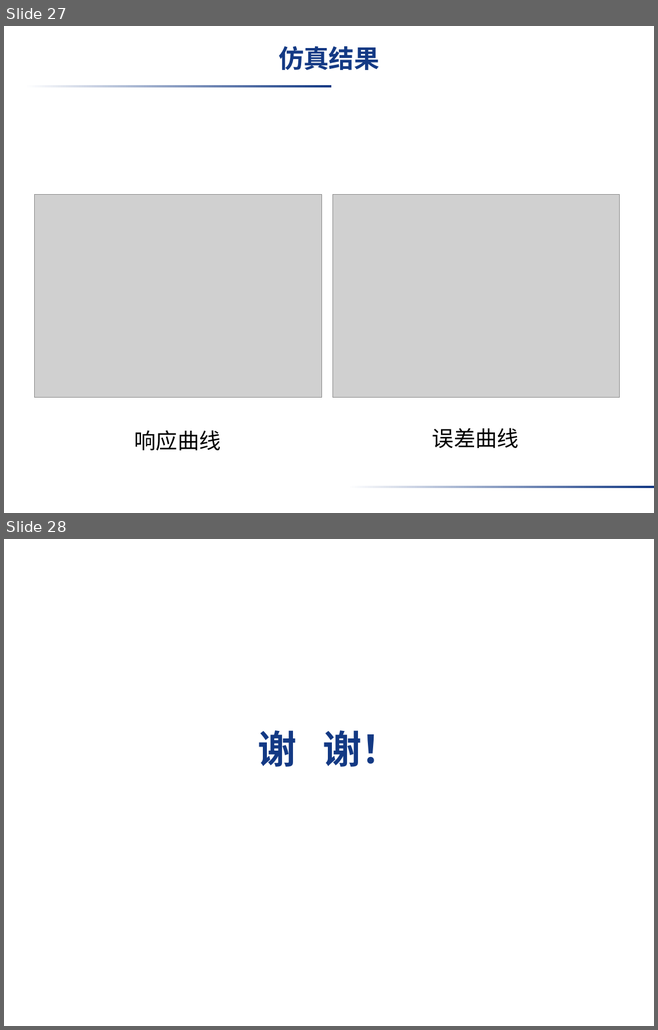
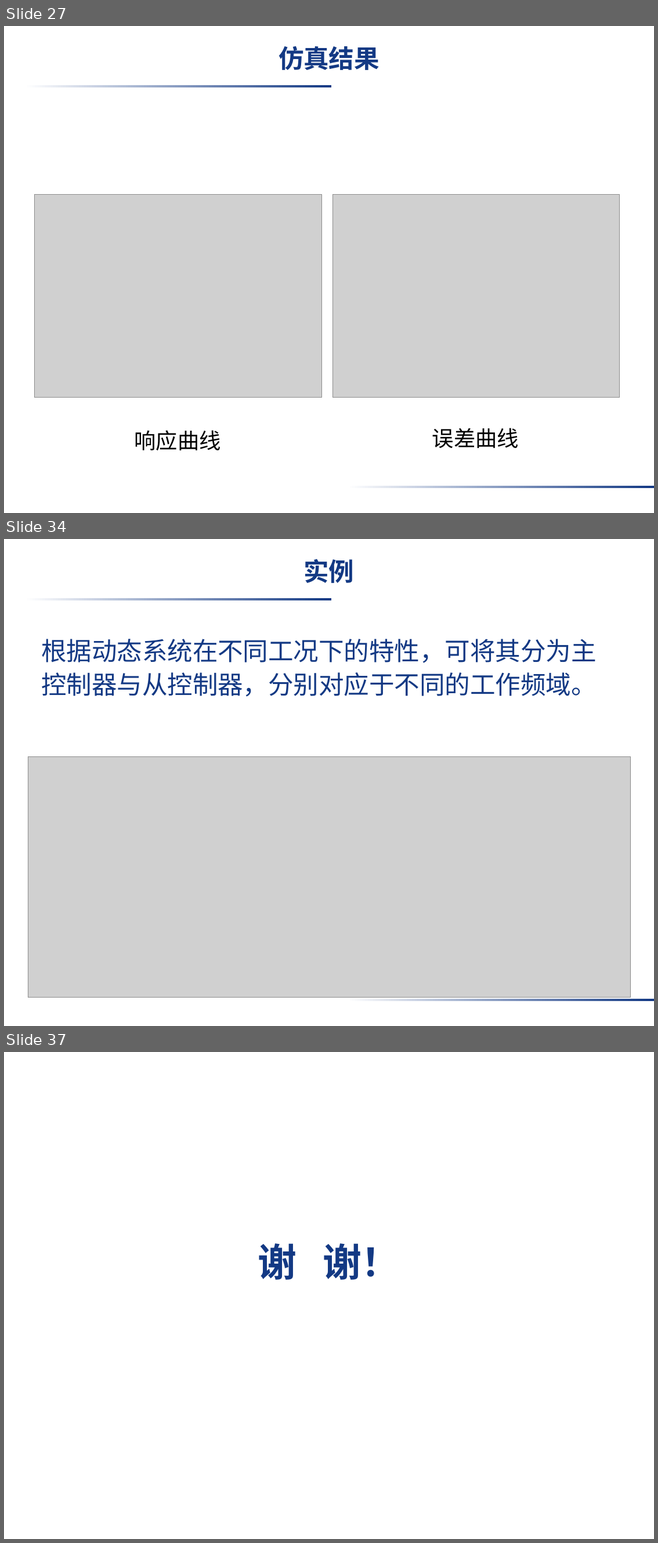
Before and after one commit to liujimu/fuzzy_control_homework, a slide deck: 第一次作业_刘继沐.pptx. Shown one above the other, each under a label of ours: slides 27 and 28 before the commit, slides 27, 34 and 37 after it; the slides between them are not shown. The pictures are 658x1030 and 658x1543 pixels, drawn with LibreOffice and Linux fonts; fonts in the diff are those of the drawing; grey boxes stand for pictures; background and template pictures are left out. Boxes give left, top, right and bottom in pixels: in the first picture for what was removed or moved away, otherwise in the second. Text is boxed around its words. In the diff, an @@ line names an element or a change of style, - is before the commit and + after.

```diff
--- a/第一次作业_刘继沐.pptx
+++ b/第一次作业_刘继沐.pptx
@@ slide 34 added at <box>4,539,654,1026</box>, background picture (left out); not listed: 2 template elements that a slide beside it also shows @@
@@ title added at <box>303,559,354,583</box>, 28 pt, text #133984, bold @@
+实例
@@ text added at <box>41,639,596,697</box>, 28 pt, text #133984 @@
+根据动态系统在不同工况下的特性，可将其分为主控制器与从控制器，分别对应于不同的工作频域。
@@ picture added at <box>28,756,630,998</box> @@
@@ what was slide 28 is now slide 37 @@
```
Also in this commit, not shown: 8 other slides added, 1 other file.
